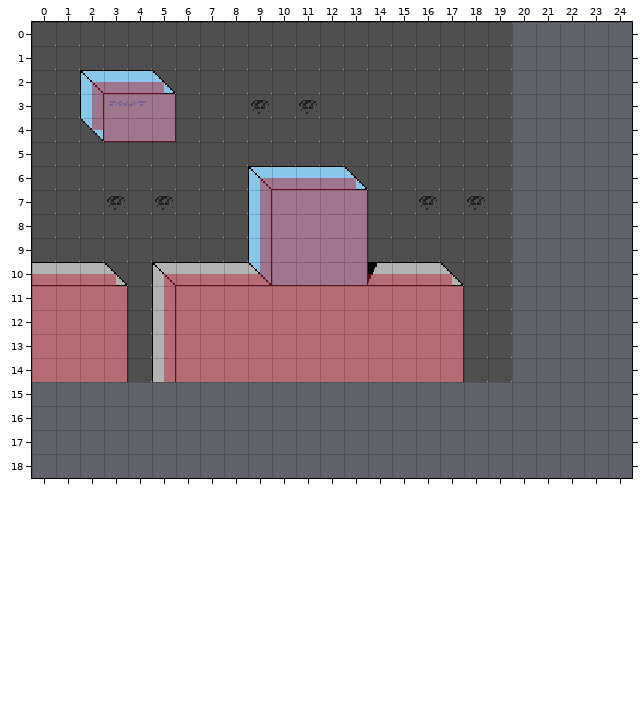
A Tiled map gets an edit: assets/tileset2_map02.tmx. Above is the file before it was changed.
Cells are 16x16 px. Shown: x 0..24, y 0..18. The old version is drawn lined up with the new one.
The same view after the edit:
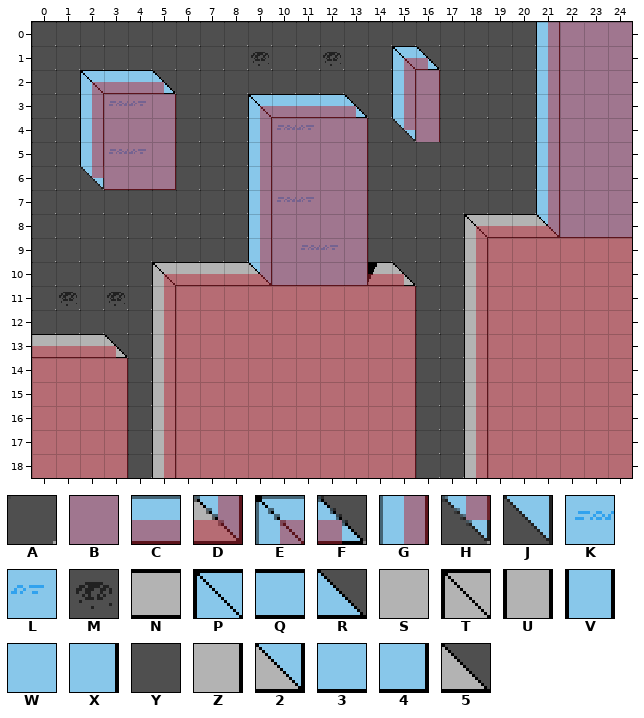
Key: from "collision_tileset": A 0, B 1, C 2, D 3, E 4, F 5, G 6, H 15; from "tileset2": J 0, K 2, L 3, M 4, N 5, P 7, Q 8, R 9, S 10, T 11, U 12, V 13, W 14, X 15, Y 16, Z 17, 2 19, 3 20, 4 21, 5 23.
_ is an empty cell.
See-through tiles are keyed as they look on the map.
Change:
map size 20x15 -> 25x19 cells
Layer "bg_layer_0":
y 0: x 20..24 _____ -> YVWWW
y 1: x 9 Y -> M; x 12 Y -> M; x 15..16 YY -> PR; x 20..24 _____ -> YVWWW
y 2: x 15..16 YY -> VX; x 20..24 _____ -> YVWWW
y 3: x 9..13 MYMYY -> PQQQR; x 15..16 YY -> VX; x 20..24 _____ -> YVWWW
y 4: x 2..5 J334 -> VWWX; x 9..13 YYYYY -> VKLWX; x 15..16 YY -> JX; x 20..24 _____ -> YVWWW
y 5: x 2..5 YYYY -> VKLX; x 9..13 YYYYY -> VWWWX; x 20..24 _____ -> YVWWW
y 6: x 2..5 YYYY -> J334; x 9..13 PQQQR -> VWWWX; x 20..24 _____ -> YVWWW
y 7: x 3 M -> Y; x 5 M -> Y; x 10..11 WW -> KL; x 16 M -> Y; x 18 M -> Y; x 20..24 _____ -> YVWWW
y 8: x 18..24 YY_____ -> TNN2333
y 9: x 11..12 WW -> KL; x 18..24 YY_____ -> USSSSSS
y 10: x 0..3 NNN5 -> YYYY; x 15..24 NN5YY_____ -> 5YYUSSSSSS
y 11: x 0..3 SSSZ -> YMYM; x 15..24 SSZYY_____ -> ZYYUSSSSSS
y 12: x 0..3 SSSZ -> YYYY; x 15..24 SSZYY_____ -> ZYYUSSSSSS
y 13: x 0..3 SSSZ -> NNN5; x 15..24 SSZYY_____ -> ZYYUSSSSSS
y 14: x 15..24 SSZYY_____ -> ZYYUSSSSSS
y 15..18: x 0..24 _________________________ -> SSSZYUSSSSSSSSSZYYUSSSSSS
Layer "clip_layer_0":
y 0: x 20..24 _____ -> AGBBB
y 1: x 15..16 AA -> EF; x 20..24 _____ -> AGBBB
y 2: x 15..16 AA -> GB; x 20..24 _____ -> AGBBB
y 3: x 9..13 AAAAA -> ECCCF; x 15..16 AA -> GB; x 20..24 _____ -> AGBBB
y 4: x 2 H -> G; x 9..13 AAAAA -> GBBBB; x 15..16 AA -> HB; x 20..24 _____ -> AGBBB
y 5: x 2..5 AAAA -> GBBB; x 9..13 AAAAA -> GBBBB; x 20..24 _____ -> AGBBB
y 6: x 2..5 AAAA -> HBBB; x 9..13 ECCCF -> GBBBB; x 20..24 _____ -> AGBBB
y 7: x 20..24 _____ -> AGBBB
y 8: x 18..24 AA_____ -> ECCDBBB
y 9: x 18..24 AA_____ -> GBBBBBB
y 10: x 0..3 CCCF -> AAAA; x 15..24 CCFAA_____ -> FAAGBBBBBB
y 11..12: x 0..3 BBBB -> AAAA; x 16..24 BBAA_____ -> AAGBBBBBB
y 13: x 0..3 BBBB -> CCCF; x 16..24 BBAA_____ -> AAGBBBBBB
y 14: x 16..24 BBAA_____ -> AAGBBBBBB
y 15..18: x 0..24 _________________________ -> BBBBAGBBBBBBBBBBAAGBBBBBB
